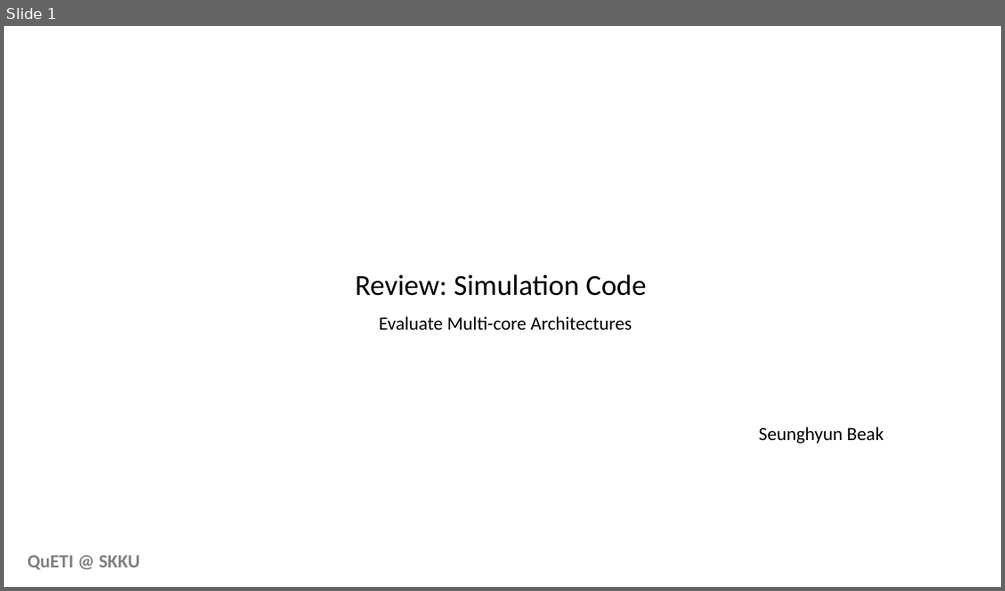
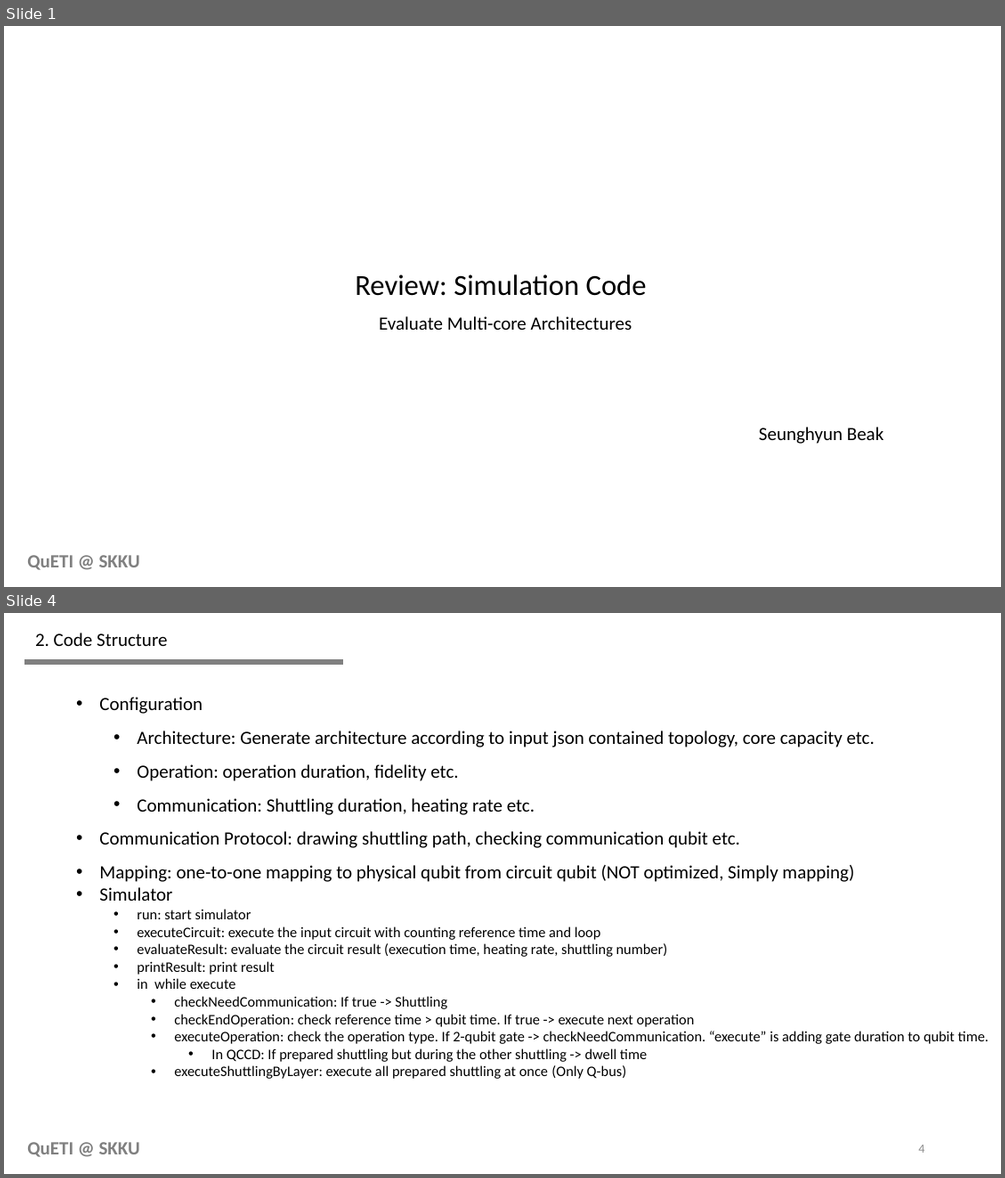
Before and after one commit to Seunghyun100/simulator, a slide deck: Simulation Code Review.pptx. Shown one above the other, each under a label of ours: slide 1 before the commit, slides 1 and 4 after it; the slides between them are not shown. The pictures are 1005x591 and 1005x1178 pixels, drawn with LibreOffice and Linux fonts; fonts in the diff are those of the drawing. Boxes give left, top, right and bottom in pixels: in the first picture for what was removed or moved away, otherwise in the second. Text is boxed around its words. In the diff, an @@ line names an element or a change of style, - is before the commit and + after.

Commit message:
QCCD symmetric shuttling

```diff
--- a/Simulation Code Review.pptx
+++ b/Simulation Code Review.pptx
@@ slide 4 added at bbox=[4, 613, 1001, 1174], background #FFFFFF; not listed: 1 template element that a slide beside it also shows @@
@@ text added at bbox=[35, 633, 167, 646], 18 pt, text #000000 @@
+2. Code Structure
@@ line added from (25, 662) to (343, 662), #808080 5 pt @@
@@ text added at bbox=[99, 697, 988, 1078], 14 pt, text #000000 @@
+• Configuration
+  • Architecture: Generate architecture according to input json contained topology, core capacity etc.
+  • Operation: operation duration, fidelity etc.
+  • Communication: Shuttling duration, heating rate etc.
+• Communication Protocol: drawing shuttling path, checking communication qubit etc.
+• Mapping: one-to-one mapping to physical qubit from circuit qubit (NOT optimized, Simply mapping)
+• Simulator
+  • run: start simulator
+  • executeCircuit: execute the input circuit with counting reference time and loop
+  • evaluateResult: evaluate the circuit result (execution time, heating rate, shuttling number)
+  • printResult: print result
+  • in while execute
+    • checkNeedCommunication: If true -> Shuttling
+    • checkEndOperation: check reference time > qubit time. If true -> execute next operation
+    • executeOperation: check the operation type. If 2-qubit gate -> checkNeedCommunication. “execute” is adding gate duration to qubit time.
+      • In QCCD: If prepared shuttling but during the other shuttling -> dwell time
+    • executeShuttlingByLayer: execute all prepared shuttling at once (Only Q-bus)
@@ page number added at bbox=[918, 1144, 924, 1152], 12 pt, text #8C8C8C @@
+4
```
Also in this commit, not shown: 1 slide changed, 5 other slides added, 3 slides removed, 11 other files.
